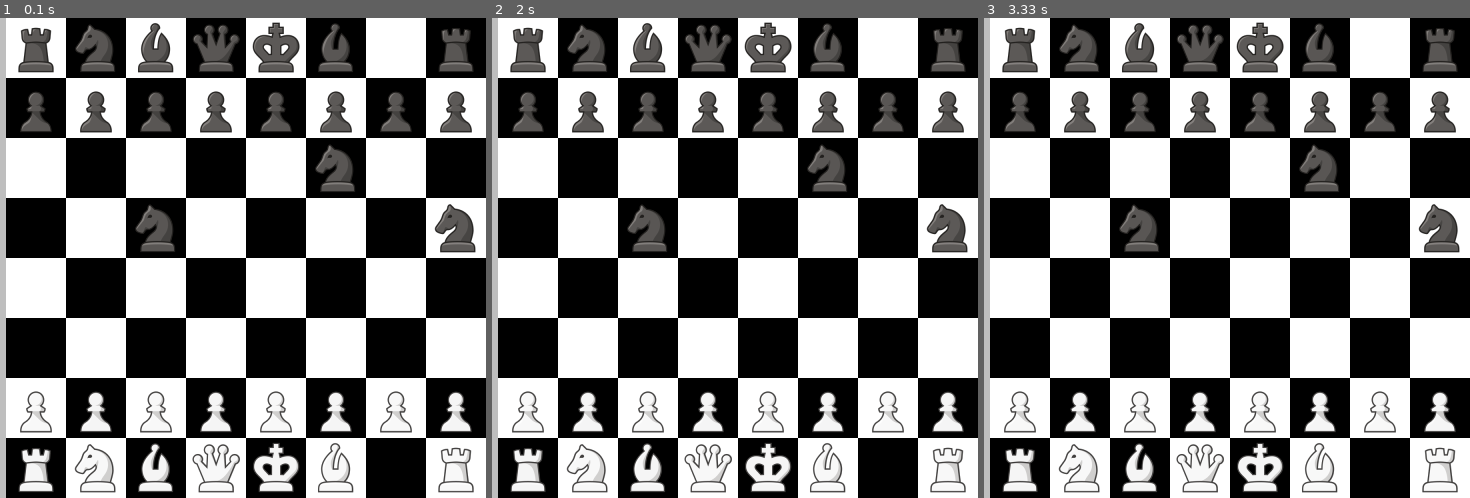
Above: before the commit, frames 1-3 (left to right).
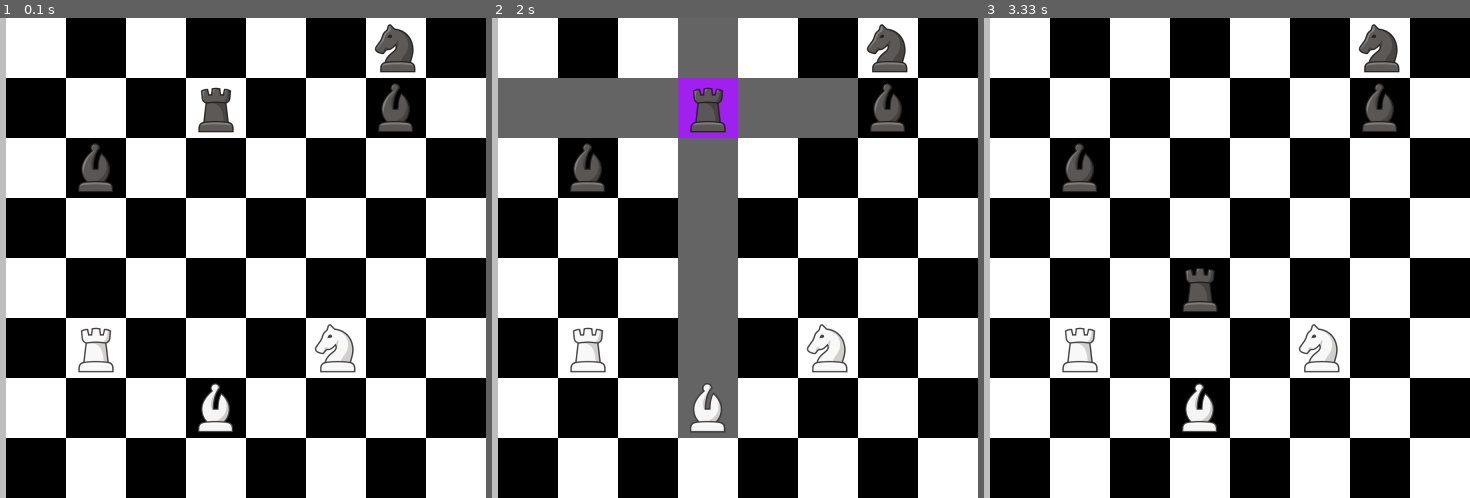
Above: after the commit, the same moments.

Repository: 0yassin/pyngin
Game: pygame game, started from src/main.py
Two runs of this game, one before a commit and one after it. Both use one fixed random seed, a clock stepped at 60 frames per second and the inputs below.
Inputs (mouse positions are in pixels of both pictures, inside the frame that each line leads up to):
- Up to frame 1 (0.1 s): no input
- Up to frame 2 (2 s): click (705, 258) at 0.38 s; click (720, 94) at 1.72 s
- Up to frame 3 (3.33 s): click (1207, 310) at 2.05 s

The runs differ from the first frame. In frame 1, 14% of the frame differs, in the area x 3-98%, y 0-99%; in frame 2, 28%, in the area x 1-98%, y 0-99%; in frame 3, 15%.

Commit message:
added rook moves

Diff:
--- a/src/board.py
+++ b/src/board.py
@@ -28,9 +28,10 @@
         print(f"made move: {move}")
         # starting square
         self.state[move[1]] = self.state[move[0]]
+        captured_piece = self.state[move[1]]
         self.state[move[0]] = 0
         if self.turn == 'w':
             self.turn = 'b'
         else:
             self.turn = "w"
-        return move
+        return move, captured_piece
--- a/src/main.py
+++ b/src/main.py
@@ -13,7 +13,7 @@
 font = pygame.font.SysFont("Arial", 40)
 
 board = Board()
-position = "rnbqkb1r/pppppppp/5n2/2n4n/8/8/PPPPPPPP/RNBQKB1R w KQkq - 0 1"
+position = "6n1/3r2b1/1b6/8/8/1R3N2/3B4/8 b - - 0 1"
 convert_fen(position, board)
 
 gui_pieces_paths = {
@@ -49,7 +49,7 @@
 selected_piece = (None, None)
 possible_moves = board.get_possible_moves()
 
-play_as = "w"
+play_as = "b"
 
 
 while running:
@@ -82,18 +82,22 @@
     screen.fill("purple")
 
 
+
+
     for r in range(8):
         for c in range(8):
+            index = (r * 8) + c
+            if (r + c) % 2 == 0:
+                color = light
+            else:
+                color = dark
 
-            if selected_piece[0] != r*8+c:
-                if (r+c) % 2 == 0:
-                    color = light
-                else:
-                    color=dark
+            if selected_piece[0] is not None:
+                if (selected_piece[0], index) in possible_moves:
+                    color = (100, 100,100)
 
-            else:
-                color= "purple"
-
+            if selected_piece[0] == index:
+                color = "purple"
 
 
             xpos_ = c*sq_size+60
@@ -102,9 +106,13 @@
             index = (r*8)+c
 
             if gui_pieces_table.get(board.state[index]):
+                # pyrefly: ignore [bad-argument-type]
                 screen.blit(gui_pieces_table.get(board.state[index]), (xpos_, ypos_))
 
-    print(possible_moves)
+
+
+    print(selected_piece)
+    print(selected_square)
 
     pygame.draw.rect(screen, "gray", (0,0, sq_size, screen.get_height()))
 
--- a/src/moves.py
+++ b/src/moves.py
@@ -17,6 +17,70 @@
     return res
 
 
+def get_bishop_moves(board, index):
+    res = []
+    offsets = [-9, -7, 9, 7]
+    start_col = index % 8
+
+    for offset in offsets:
+        tar_square =  index
+        prev_col = start_col
+        while True:
+            tar_square+=offset
+            if tar_square > 63 or tar_square < 0:
+                break
+
+            target_col = tar_square % 8
+
+            if abs(target_col - prev_col) != 1:
+                break
+
+            prev_col = target_col
+
+            if board.state[tar_square] == 0:
+                res.append((index, tar_square))
+            elif is_current_turn_piece(board.state[tar_square], board.turn):
+                break
+            else:
+                res.append((index, tar_square))
+                break
+
+    return res
+
+
+def get_rook_moves(board, index):
+    res = []
+    offsets = [-8, 8, -1, 1]
+    start_col = index % 8
+    for offset in offsets:
+        tar_square = index
+        prev_col = start_col
+        while True:
+            tar_square+=offset
+            if tar_square > 63 or tar_square < 0:
+                break
+            tar_col = tar_square % 8
+
+            if offset in [1, -1] and abs(tar_col - prev_col) != 1:
+                break
+
+            if offset in [-8, 8] and tar_col != prev_col:
+                break
+
+            prev_col = tar_col
+
+            if board.state[tar_square] == 0:
+                res.append((index, tar_square))
+            elif is_current_turn_piece(board.state[tar_square], board.turn):
+                break
+            else:
+                res.append((index, tar_square))
+                break
+    return res
+
+
+
+
 def get_psudo_moves(board):
     p_moves = []
     for i in range(64):
@@ -24,6 +88,10 @@
         if is_current_turn_piece(piece, board.turn):
             if abs(piece) == 2:
                 p_moves.extend(get_knight_moves(board, i))
+            if abs(piece) == 3:
+                p_moves.extend(get_bishop_moves(board, i))
+            if abs(piece) == 4:
+                p_moves.extend(get_rook_moves(board, i))
     return p_moves
 
 
Not shown, changed: .gitignore
